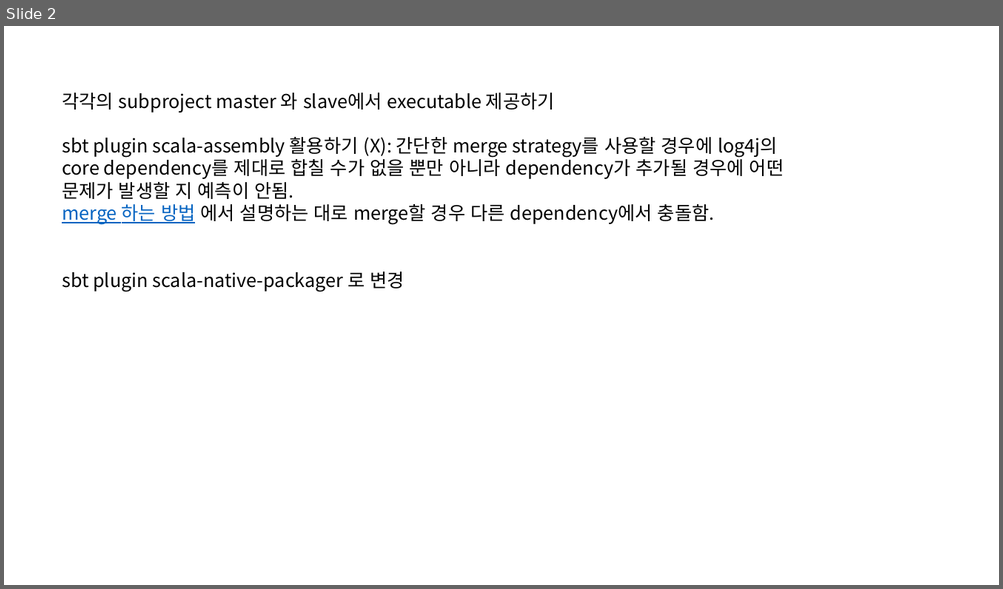
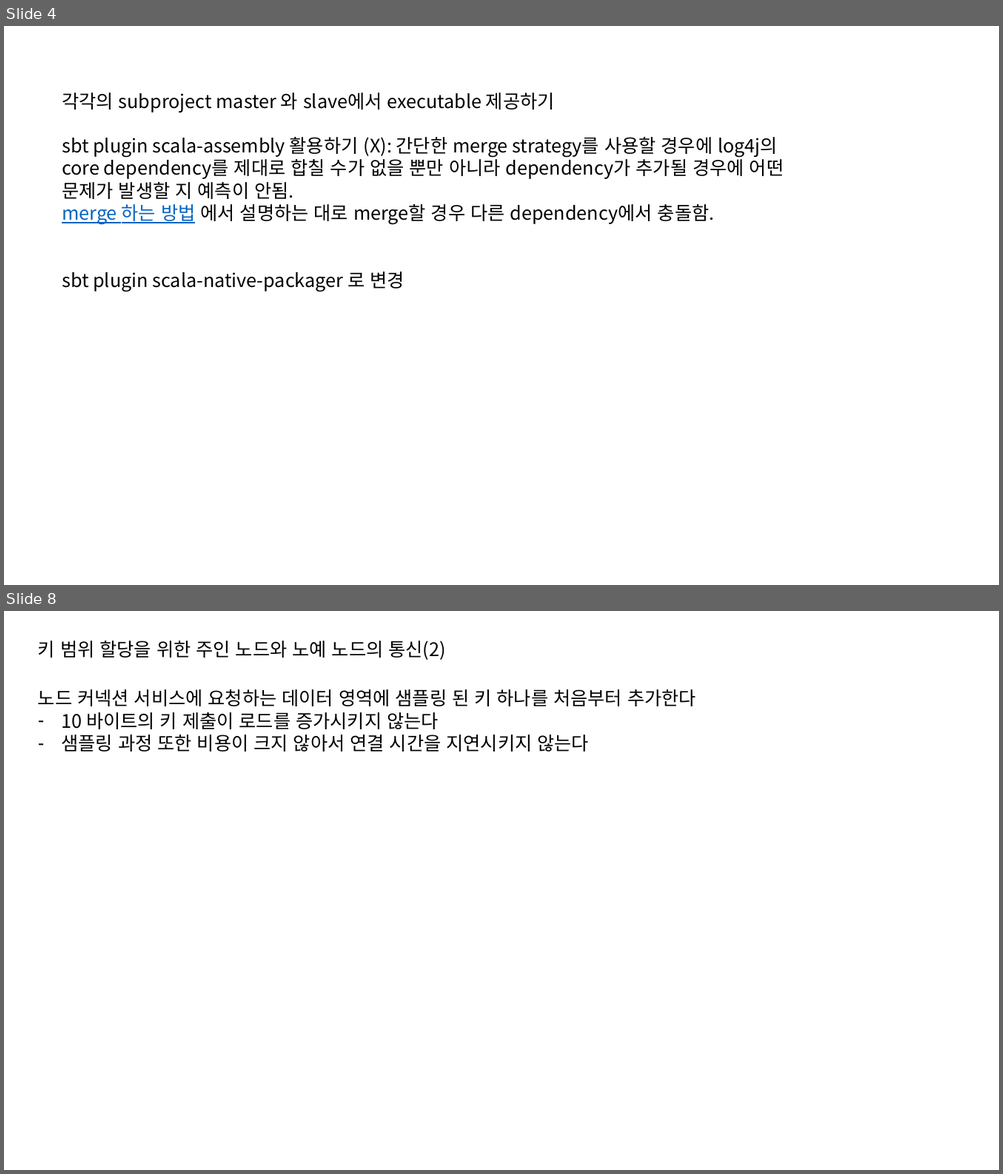
Before and after one commit to HoOngEe/cs434-doc, a slide deck: Design.pptx. Shown one above the other, each under a label of ours: slide 2 before the commit, slides 4 and 8 after it; the slides between them are not shown. The pictures are 1003x589 and 1003x1174 pixels, drawn with LibreOffice and Linux fonts; fonts in the diff are those of the drawing. Boxes give left, top, right and bottom in pixels: in the first picture for what was removed or moved away, otherwise in the second. Text is boxed around its words. In the diff, an @@ line names an element or a change of style, - is before the commit and + after.

```diff
--- a/Design.pptx
+++ b/Design.pptx
@@ slide 8 added at <box>4,611,999,1170</box>, background #FFFFFF @@
@@ text added at <box>38,641,446,660</box>, 18 pt, text #000000 @@
+키 범위 할당을 위한 주인 노드와 노예 노드의 통신(2)
@@ text added at <box>38,689,696,752</box>, 18 pt, text #000000 @@
+노드 커넥션 서비스에 요청하는 데이터 영역에 샘플링 된 키 하나를 처음부터 추가한다
+– 10 바이트의 키 제출이 로드를 증가시키지 않는다
+– 샘플링 과정 또한 비용이 크지 않아서 연결 시간을 지연시키지 않는다
@@ what was slide 2 is now slide 4 @@
```
Also in this commit, not shown: 5 other slides added.
